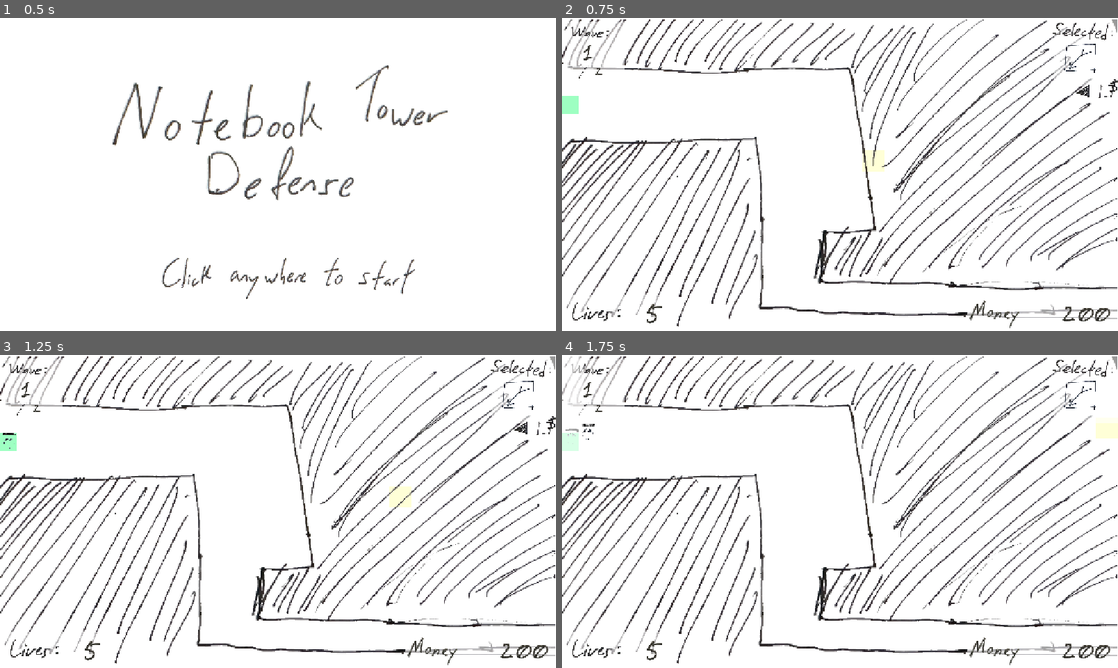
Above: before the commit, frames 1-4 (two rows, left to right).
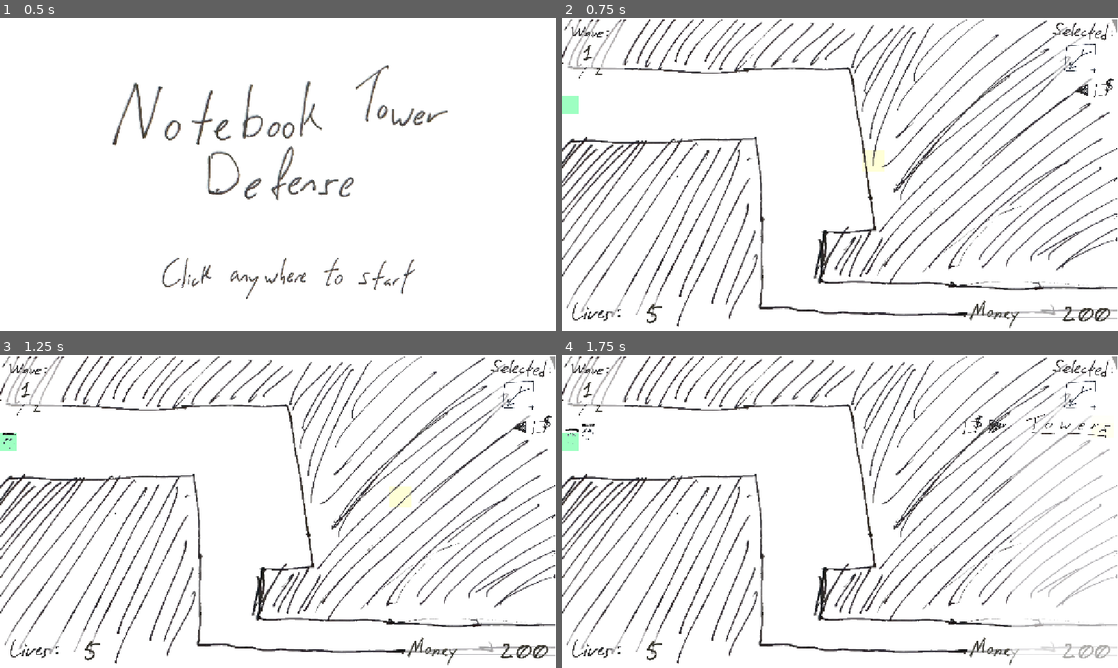
Above: after the commit, the same moments.

Repository: OzuYatamutsu/notebook-tower-defense
Game: Godot game, scene res://levels/StartScreen.tscn
Two runs of this game, one before a commit and one after it. Both use one fixed random seed, a clock stepped at 60 frames per second and the inputs below.
Inputs (mouse positions are in pixels of both pictures, inside the frame that each line leads up to; where the layout moved, square brackets give the same spot in the first picture):
- Up to frame 1 (0.5 s): no input
- Up to frame 2 (0.75 s): move the mouse to (962, 158) at 0.52 s; click (962, 158) at 0.67 s
- Up to frame 3 (1.25 s): no input
- Up to frame 4 (1.75 s): click (1101, 426) [1106, 426] at 1.25 s

Frame 1 is identical in both runs. In frame 2, 0.1% of the frame differs, in the area x 92-100%, y 19-26%; in frame 3, 0.1%; in frame 4, 2.4%, in the area x 0-100%, y 0-98%.

Commit message:
Fix tower buy panel open/close functionality

Diff:
--- a/components/TowerBuyPanel.tscn
+++ b/components/TowerBuyPanel.tscn
@@ -5,6 +5,133 @@
 [ext_resource type="Texture2D" uid="uid://chg8jf6qcar3g" path="res://sprites/ui_arrow_left.png" id="2_iuxfk"]
 [ext_resource type="Texture2D" uid="uid://6qanl1kbmlkm" path="res://sprites/ui_arrow_right.png" id="3_kgcwn"]
 [ext_resource type="Texture2D" uid="uid://m68mead284tv" path="res://sprites/ui_towers_label.png" id="5_kgcwn"]
+
+[sub_resource type="Animation" id="Animation_ayuvl"]
+length = 0.001
+tracks/0/type = "value"
+tracks/0/imported = false
+tracks/0/enabled = true
+tracks/0/path = NodePath(".:position")
+tracks/0/interp = 1
+tracks/0/loop_wrap = true
+tracks/0/keys = {
+"times": PackedFloat32Array(0),
+"transitions": PackedFloat32Array(1),
+"update": 0,
+"values": [Vector2(1280, 120)]
+}
+tracks/1/type = "value"
+tracks/1/imported = false
+tracks/1/enabled = true
+tracks/1/path = NodePath("ButtonExpandLeft:disabled")
+tracks/1/interp = 1
+tracks/1/loop_wrap = true
+tracks/1/keys = {
+"times": PackedFloat32Array(0),
+"transitions": PackedFloat32Array(1),
+"update": 1,
+"values": [false]
+}
+tracks/2/type = "value"
+tracks/2/imported = false
+tracks/2/enabled = true
+tracks/2/path = NodePath("ButtonExpandLeft:visible")
+tracks/2/interp = 1
+tracks/2/loop_wrap = true
+tracks/2/keys = {
+"times": PackedFloat32Array(0),
+"transitions": PackedFloat32Array(1),
+"update": 1,
+"values": [true]
+}
+tracks/3/type = "value"
+tracks/3/imported = false
+tracks/3/enabled = true
+tracks/3/path = NodePath("ButtonContractRight:disabled")
+tracks/3/interp = 1
+tracks/3/loop_wrap = true
+tracks/3/keys = {
+"times": PackedFloat32Array(0),
+"transitions": PackedFloat32Array(1),
+"update": 1,
+"values": [true]
+}
+tracks/4/type = "value"
+tracks/4/imported = false
+tracks/4/enabled = true
+tracks/4/path = NodePath("ButtonContractRight:visible")
+tracks/4/interp = 1
+tracks/4/loop_wrap = true
+tracks/4/keys = {
+"times": PackedFloat32Array(0),
+"transitions": PackedFloat32Array(1),
+"update": 1,
+"values": [false]
+}
+
+[sub_resource type="Animation" id="Animation_6tlop"]
+resource_name = "close"
+length = 0.5
+tracks/0/type = "value"
+tracks/0/imported = false
+tracks/0/enabled = true
+tracks/0/path = NodePath(".:position")
+tracks/0/interp = 2
+tracks/0/loop_wrap = true
+tracks/0/keys = {
+"times": PackedFloat32Array(0.0333333, 0.5),
+"transitions": PackedFloat32Array(1, 1),
+"update": 0,
+"values": [Vector2(955, 120), Vector2(1280, 120)]
+}
+tracks/1/type = "value"
+tracks/1/imported = false
+tracks/1/enabled = true
+tracks/1/path = NodePath("ButtonExpandLeft:disabled")
+tracks/1/interp = 1
+tracks/1/loop_wrap = true
+tracks/1/keys = {
+"times": PackedFloat32Array(0),
+"transitions": PackedFloat32Array(1),
+"update": 1,
+"values": [false]
+}
+tracks/2/type = "value"
+tracks/2/imported = false
+tracks/2/enabled = true
+tracks/2/path = NodePath("ButtonExpandLeft:visible")
+tracks/2/interp = 1
+tracks/2/loop_wrap = true
+tracks/2/keys = {
+"times": PackedFloat32Array(0),
+"transitions": PackedFloat32Array(1),
+"update": 1,
+"values": [true]
+}
+tracks/3/type = "value"
+tracks/3/imported = false
+tracks/3/enabled = true
+tracks/3/path = NodePath("ButtonContractRight:disabled")
+tracks/3/interp = 1
+tracks/3/loop_wrap = true
+tracks/3/keys = {
+"times": PackedFloat32Array(0),
+"transitions": PackedFloat32Array(1),
+"update": 1,
+"values": [true]
+}
+tracks/4/type = "value"
+tracks/4/imported = false
+tracks/4/enabled = true
+tracks/4/path = NodePath("ButtonContractRight:visible")
+tracks/4/interp = 1
+tracks/4/loop_wrap = true
+tracks/4/keys = {
+"times": PackedFloat32Array(0),
+"transitions": PackedFloat32Array(1),
+"update": 1,
+"values": [false]
+}
 
 [sub_resource type="Animation" id="Animation_kgcwn"]
 resource_name = "open"
@@ -19,7 +146,7 @@
 "times": PackedFloat32Array(0, 0.5),
 "transitions": PackedFloat32Array(1, 1),
 "update": 0,
-"values": [Vector2(0, 0), Vector2(-300, 0)]
+"values": [Vector2(1280, 120), Vector2(955, 120)]
 }
 tracks/1/type = "value"
 tracks/1/imported = false
@@ -70,133 +197,6 @@
 "values": [false]
 }
 
-[sub_resource type="Animation" id="Animation_ayuvl"]
-length = 0.001
-tracks/0/type = "value"
-tracks/0/imported = false
-tracks/0/enabled = true
-tracks/0/path = NodePath(".:position")
-tracks/0/interp = 1
-tracks/0/loop_wrap = true
-tracks/0/keys = {
-"times": PackedFloat32Array(0),
-"transitions": PackedFloat32Array(1),
-"update": 0,
-"values": [Vector2(0, 0)]
-}
-tracks/1/type = "value"
-tracks/1/imported = false
-tracks/1/enabled = true
-tracks/1/path = NodePath("ButtonExpandLeft:disabled")
-tracks/1/interp = 1
-tracks/1/loop_wrap = true
-tracks/1/keys = {
-"times": PackedFloat32Array(0),
-"transitions": PackedFloat32Array(1),
-"update": 1,
-"values": [false]
-}
-tracks/2/type = "value"
-tracks/2/imported = false
-tracks/2/enabled = true
-tracks/2/path = NodePath("ButtonExpandLeft:visible")
-tracks/2/interp = 1
-tracks/2/loop_wrap = true
-tracks/2/keys = {
-"times": PackedFloat32Array(0),
-"transitions": PackedFloat32Array(1),
-"update": 1,
-"values": [true]
-}
-tracks/3/type = "value"
-tracks/3/imported = false
-tracks/3/enabled = true
-tracks/3/path = NodePath("ButtonContractRight:disabled")
-tracks/3/interp = 1
-tracks/3/loop_wrap = true
-tracks/3/keys = {
-"times": PackedFloat32Array(0),
-"transitions": PackedFloat32Array(1),
-"update": 1,
-"values": [true]
-}
-tracks/4/type = "value"
-tracks/4/imported = false
-tracks/4/enabled = true
-tracks/4/path = NodePath("ButtonContractRight:visible")
-tracks/4/interp = 1
-tracks/4/loop_wrap = true
-tracks/4/keys = {
-"times": PackedFloat32Array(0),
-"transitions": PackedFloat32Array(1),
-"update": 1,
-"values": [false]
-}
-
-[sub_resource type="Animation" id="Animation_6tlop"]
-resource_name = "close"
-length = 0.5
-tracks/0/type = "value"
-tracks/0/imported = false
-tracks/0/enabled = true
-tracks/0/path = NodePath(".:position")
-tracks/0/interp = 2
-tracks/0/loop_wrap = true
-tracks/0/keys = {
-"times": PackedFloat32Array(0.0333333, 0.5),
-"transitions": PackedFloat32Array(1, 1),
-"update": 0,
-"values": [Vector2(-300, 0), Vector2(0, 0)]
-}
-tracks/1/type = "value"
-tracks/1/imported = false
-tracks/1/enabled = true
-tracks/1/path = NodePath("ButtonExpandLeft:disabled")
-tracks/1/interp = 1
-tracks/1/loop_wrap = true
-tracks/1/keys = {
-"times": PackedFloat32Array(0),
-"transitions": PackedFloat32Array(1),
-"update": 1,
-"values": [false]
-}
-tracks/2/type = "value"
-tracks/2/imported = false
-tracks/2/enabled = true
-tracks/2/path = NodePath("ButtonExpandLeft:visible")
-tracks/2/interp = 1
-tracks/2/loop_wrap = true
-tracks/2/keys = {
-"times": PackedFloat32Array(0),
-"transitions": PackedFloat32Array(1),
-"update": 1,
-"values": [true]
-}
-tracks/3/type = "value"
-tracks/3/imported = false
-tracks/3/enabled = true
-tracks/3/path = NodePath("ButtonContractRight:disabled")
-tracks/3/interp = 1
-tracks/3/loop_wrap = true
-tracks/3/keys = {
-"times": PackedFloat32Array(0),
-"transitions": PackedFloat32Array(1),
-"update": 1,
-"values": [true]
-}
-tracks/4/type = "value"
-tracks/4/imported = false
-tracks/4/enabled = true
-tracks/4/path = NodePath("ButtonContractRight:visible")
-tracks/4/interp = 1
-tracks/4/loop_wrap = true
-tracks/4/keys = {
-"times": PackedFloat32Array(0),
-"transitions": PackedFloat32Array(1),
-"update": 1,
-"values": [false]
-}
-
 [sub_resource type="AnimationLibrary" id="AnimationLibrary_vrjho"]
 _data = {
 &"RESET": SubResource("Animation_ayuvl"),
@@ -204,63 +204,75 @@
 &"open": SubResource("Animation_kgcwn")
 }
 
-[node name="TowerBuyPanel" type="Control"]
+[node name="TowerBuyPanel" type="Control" groups=["tower_buy_panel"]]
 layout_mode = 3
+anchors_preset = 1
+anchor_left = 1.0
+anchor_right = 1.0
+offset_top = 120.0
+offset_bottom = 120.0
+grow_horizontal = 0
+size_flags_horizontal = 8
+script = ExtResource("1_iuxfk")
+
+[node name="ButtonTowerBuy" type="Button" parent="."]
+z_index = 1
+layout_mode = 1
+offset_left = -112.0
+offset_top = -33.0
+offset_right = 396.0
+offset_bottom = 475.0
+scale = Vector2(0.3, 0.3)
+icon = ExtResource("1_6i1ck")
+flat = true
+
+[node name="ButtonExpandLeft" type="Button" parent="."]
+z_index = 1
+layout_mode = 1
+offset_left = -158.0
+offset_top = -35.0
+offset_right = 367.0
+offset_bottom = 490.0
+scale = Vector2(0.3, 0.3)
+icon = ExtResource("2_iuxfk")
+flat = true
+
+[node name="ButtonContractRight" type="Button" parent="."]
+visible = false
+z_index = 2
+layout_mode = 1
+offset_left = -58.0
+offset_top = -33.0
+offset_right = 450.0
+offset_bottom = 475.0
+scale = Vector2(0.3, 0.3)
+disabled = true
+icon = ExtResource("3_kgcwn")
+flat = true
+
+[node name="TowersLabel" type="TextureRect" parent="."]
+z_index = 1
+layout_mode = 0
+offset_left = 75.0
+offset_top = -55.0
+offset_right = 775.0
+offset_bottom = 645.0
+rotation = -0.0575959
+scale = Vector2(0.3, 0.3)
+texture = ExtResource("5_kgcwn")
+
+[node name="BgRect" type="ColorRect" parent="."]
+layout_mode = 1
 anchors_preset = 15
 anchor_right = 1.0
 anchor_bottom = 1.0
-grow_horizontal = 2
-grow_vertical = 2
-script = ExtResource("1_iuxfk")
-
-[node name="BgRect" type="ColorRect" parent="."]
-layout_mode = 1
-anchors_preset = 15
-anchor_right = 1.0
-anchor_bottom = 1.0
-offset_right = 1089.0
-offset_bottom = 843.0
+offset_left = 54.0
+offset_right = 326.0
+offset_bottom = 602.0
 grow_horizontal = 2
 grow_vertical = 2
 color = Color(1, 1, 1, 0.588235)
 
-[node name="ButtonTowerBuy" type="Button" parent="."]
-layout_mode = 1
-offset_left = -337.0
-offset_top = -157.0
-offset_right = 163.0
-offset_bottom = 343.0
-icon = ExtResource("1_6i1ck")
-flat = true
-
-[node name="ButtonExpandLeft" type="Button" parent="."]
-layout_mode = 1
-offset_left = -518.0
-offset_top = -163.0
-offset_right = 7.0
-offset_bottom = 362.0
-icon = ExtResource("2_iuxfk")
-flat = true
-
-[node name="ButtonContractRight" type="Button" parent="."]
-visible = false
-layout_mode = 1
-offset_left = -154.0
-offset_top = -163.0
-offset_right = 354.0
-offset_bottom = 345.0
-disabled = true
-icon = ExtResource("3_kgcwn")
-flat = true
-
-[node name="TowersLabel" type="TextureRect" parent="."]
-layout_mode = 0
-offset_left = 246.0
-offset_top = -232.0
-offset_right = 946.0
-offset_bottom = 468.0
-texture = ExtResource("5_kgcwn")
-
 [node name="PanelAnims" type="AnimationPlayer" parent="."]
 libraries = {
 &"": SubResource("AnimationLibrary_vrjho")
--- a/components/tower_buy_panel.gd
+++ b/components/tower_buy_panel.gd
@@ -7,4 +7,4 @@
     PanelAnims.play("open")
 
 func _on_button_contract_right_pressed() -> void:
-    PanelAnims.play("closed")
+    PanelAnims.play("close")
--- a/levels/test_level.tscn
+++ b/levels/test_level.tscn
@@ -85,14 +85,6 @@
 pivot_offset = Vector2(-230, -60)
 
 [node name="TowerBuyPanel" parent="UI" instance=ExtResource("6_wkb0e")]
-anchors_preset = 1
-anchor_left = 1.0
-anchor_bottom = 0.0
-offset_top = 137.0
-offset_bottom = 137.0
-grow_horizontal = 0
-grow_vertical = 1
-scale = Vector2(0.3, 0.3)
 
 [node name="viewport" type="CanvasLayer" parent="."]
 
--- a/project.godot
+++ b/project.godot
@@ -33,6 +33,7 @@
 selected_tower_meter=""
 tower_placement_shadow=""
 tower_select_panel=""
+tower_buy_panel=""
 
 [layer_names]
 
